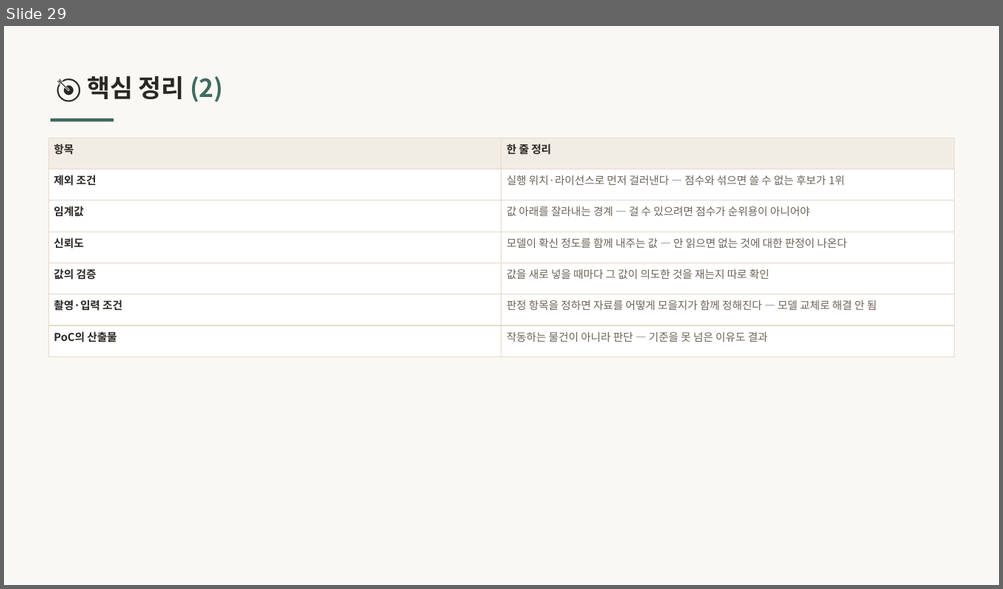
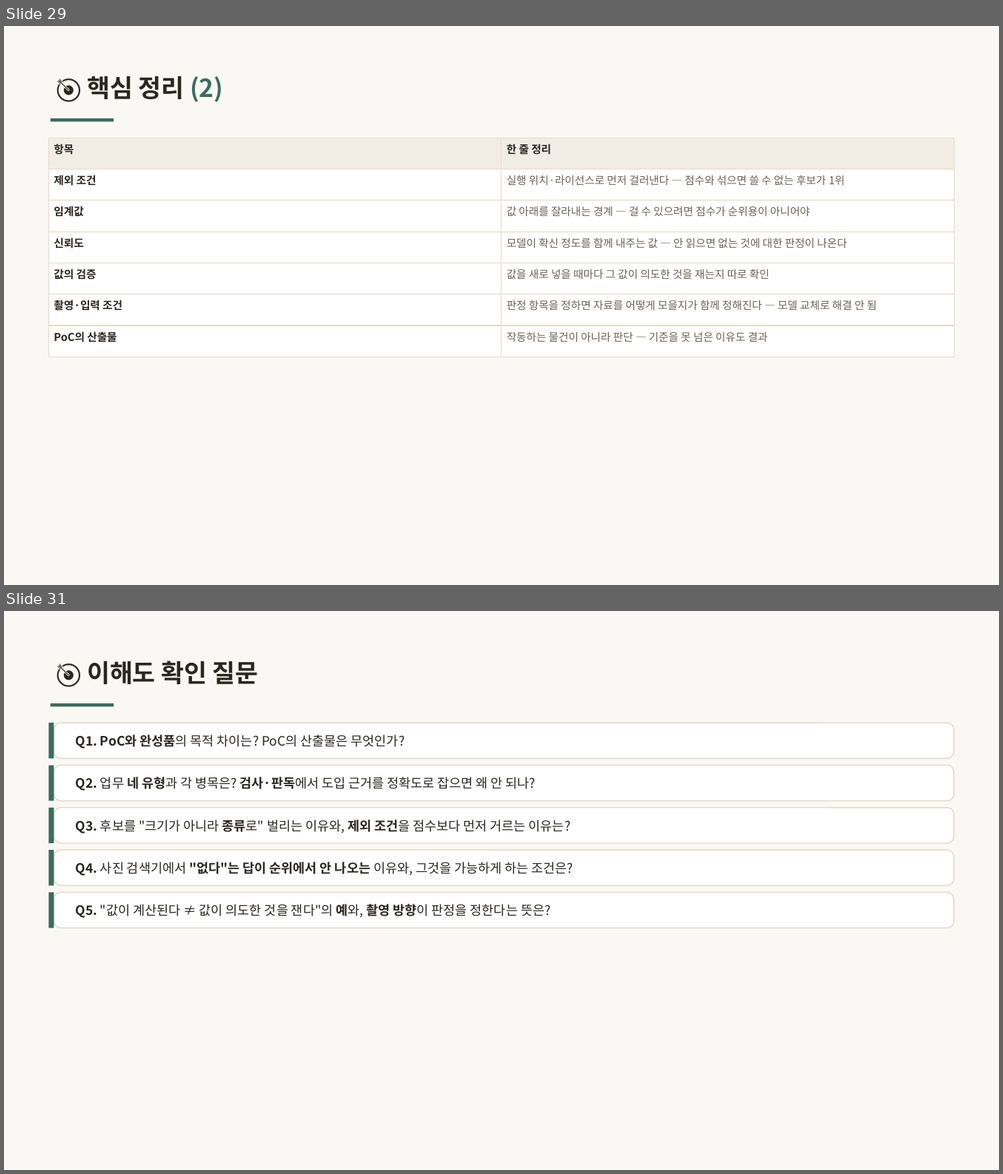
Before and after one commit to inseoklee-ai/study-room, a slide deck: main-quest/main-quest.pptx. Shown one above the other, each under a label of ours: slide 29 before the commit, slides 29 and 31 after it; the slides between them are not shown. The pictures are 1003x589 and 1003x1174 pixels, drawn with LibreOffice and Linux fonts; fonts in the diff are those of the drawing. Boxes give left, top, right and bottom in pixels: in the first picture for what was removed or moved away, otherwise in the second. Text is boxed around its words. In the diff, an @@ line names an element or a change of style, - is before the commit and + after.

```diff
--- a/main-quest/main-quest.pptx
+++ b/main-quest/main-quest.pptx
@@ slide 31 added at (4, 611, 999, 1170), background #FAF8F4 @@
@@ text added at (87, 661, 259, 684), 24 pt, text #2A2723, bold @@
+🎯 이해도 확인 질문
@@ rectangle added at (51, 703, 114, 706), fill #3F6B5F @@
@@ rectangle added at (48, 723, 54, 759), fill #3F6B5F @@
@@ rounded rectangle added at (54, 723, 954, 759), fill #FFFFFF, outline #E3DACB 1 pt @@
@@ text added at (76, 735, 405, 749), 12.5 pt, text #2A2723 @@
+Q1. PoC와 완성품의 목적 차이는? PoC의 산출물은 무엇인가?
@@ rectangle added at (48, 766, 54, 801), fill #3F6B5F @@
@@ rounded rectangle added at (54, 766, 954, 801), fill #FFFFFF, outline #E3DACB 1 pt @@
@@ text added at (76, 777, 536, 791), 12.5 pt, text #2A2723 @@
+Q2. 업무 네 유형과 각 병목은? 검사·판독에서 도입 근거를 정확도로 잡으면 왜 안 되나?
@@ rectangle added at (48, 808, 54, 844), fill #3F6B5F @@
@@ rounded rectangle added at (54, 808, 954, 844), fill #FFFFFF, outline #E3DACB 1 pt @@
@@ text added at (76, 820, 571, 834), 12.5 pt, text #2A2723 @@
+Q3. 후보를 "크기가 아니라 종류로" 벌리는 이유와, 제외 조건을 점수보다 먼저 거르는 이유는?
@@ rectangle added at (48, 851, 54, 886), fill #3F6B5F @@
@@ rounded rectangle added at (54, 851, 954, 886), fill #FFFFFF, outline #E3DACB 1 pt @@
@@ text added at (76, 862, 573, 876), 12.5 pt, text #2A2723 @@
+Q4. 사진 검색기에서 "없다"는 답이 순위에서 안 나오는 이유와, 그것을 가능하게 하는 조건은?
@@ rectangle added at (48, 892, 54, 928), fill #3F6B5F @@
@@ rounded rectangle added at (54, 892, 954, 928), fill #FFFFFF, outline #E3DACB 1 pt @@
@@ text added at (76, 904, 551, 918), 12.5 pt, text #2A2723 @@
+Q5. "값이 계산된다 ≠ 값이 의도한 것을 잰다"의 예와, 촬영 방향이 판정을 정한다는 뜻은?
```
Also in this commit, not shown: 1 slide changed, 1 other slide added, 1 other file.
